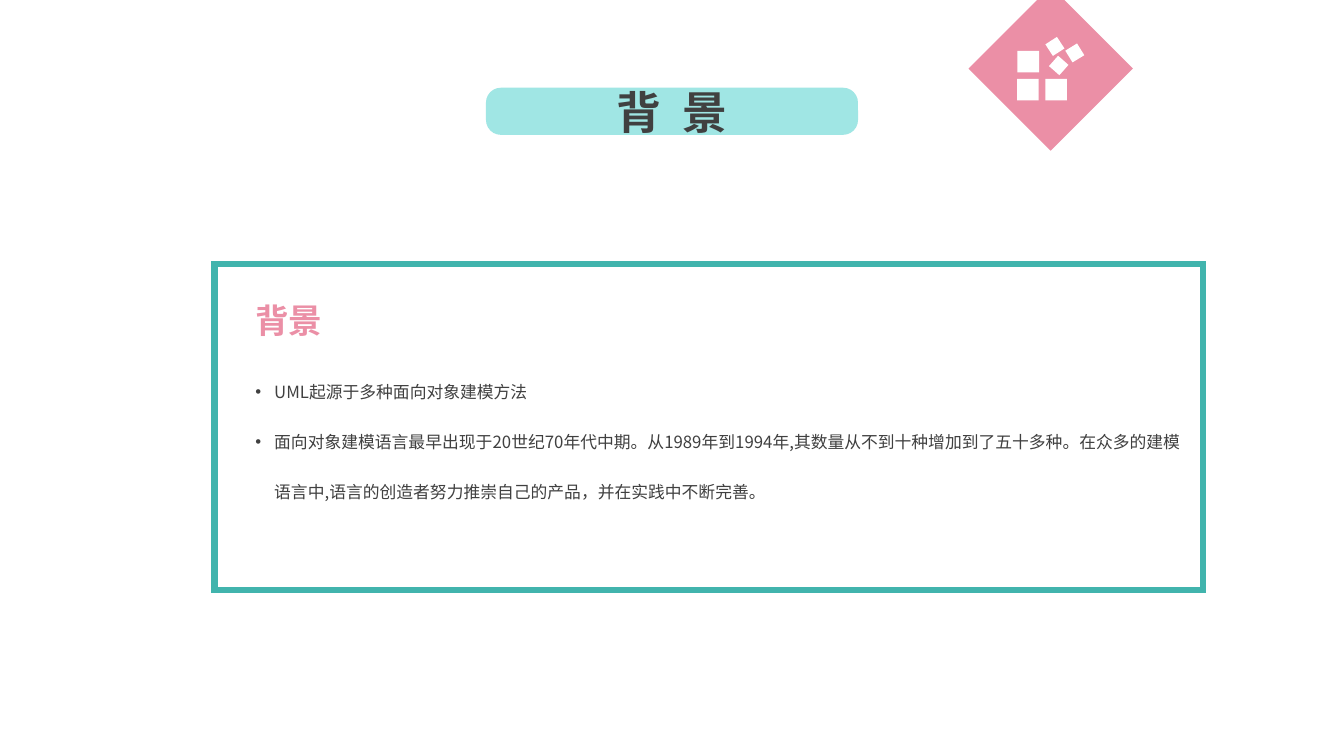
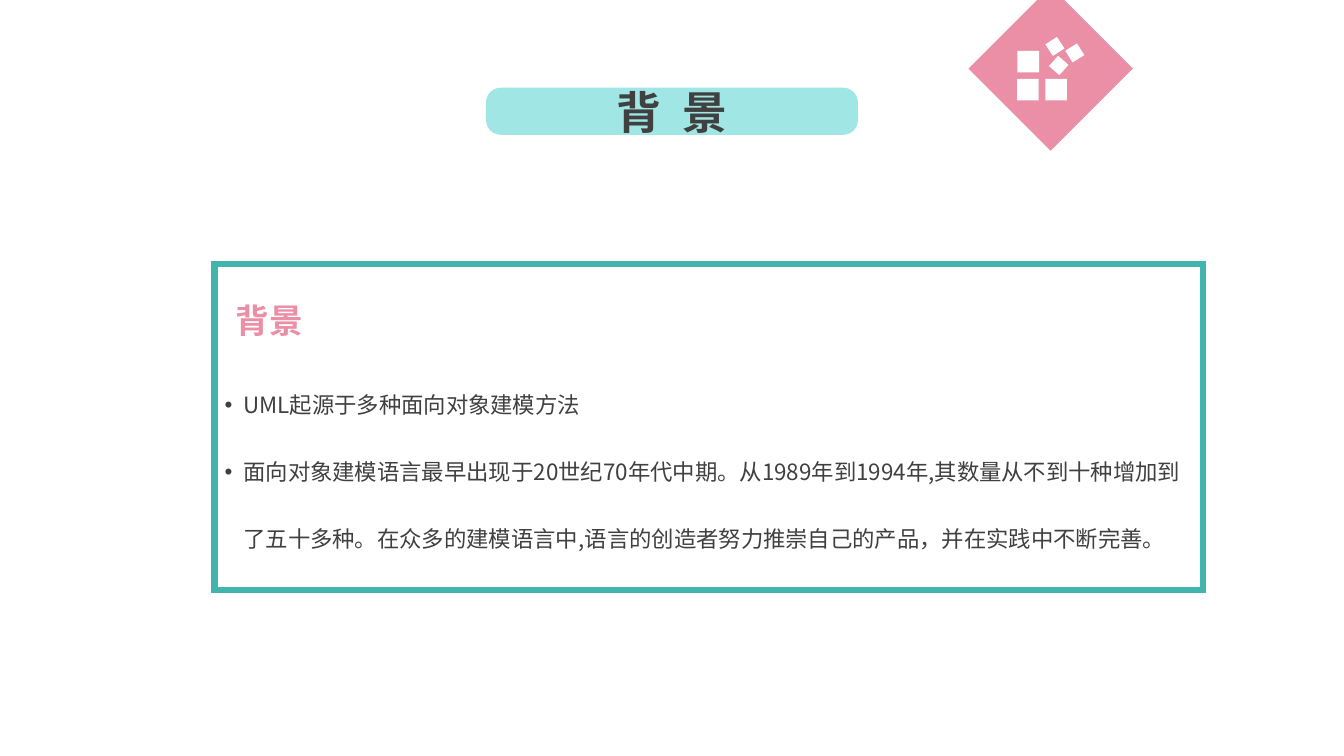
Before and after one commit to lenovo-wu/G016ZUCC-SRA2022, a slide deck: slide 6 of 翻转课堂/翻转课堂.pptx. Drawn at 1344x756 pixels with LibreOffice and Linux fonts; fonts in the diff are those of the drawing; background and template pictures are left out. Boxes give left, top, right and bottom in pixels: in the first picture for what was removed or moved away, otherwise in the second. Text is boxed around its words. In the diff, an @@ line names an element or a change of style, - is before the commit and + after.

```diff
--- a/翻转课堂/翻转课堂.pptx
+++ b/翻转课堂/翻转课堂.pptx
@@ text "背景": place and size @@
-text "背景" at [255,304,322,336]
+text "背景" at [236,304,303,336]
@@ text "UML起源于多种面向对象建模方法": place and size @@
-text "UML起源于多种面向对象建模方法" at [274,384,1180,501]
+text "UML起源于多种面向对象建模方法" at [243,394,1180,551]
@@ text "UML起源于多种面向对象建模方法" at [243,394,1180,551]: size 12 to 16 pt @@
```
Also in this commit, not shown: 5 other slides changed, 1 slide added.
